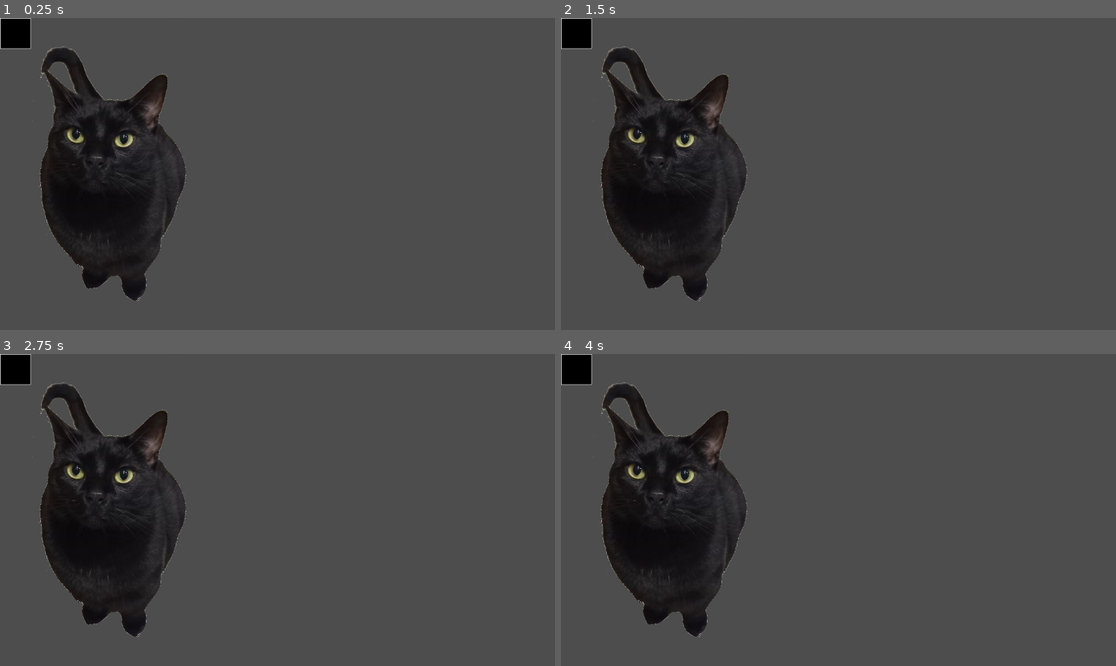
Above: before the commit, frames 1-4 (two rows, left to right).
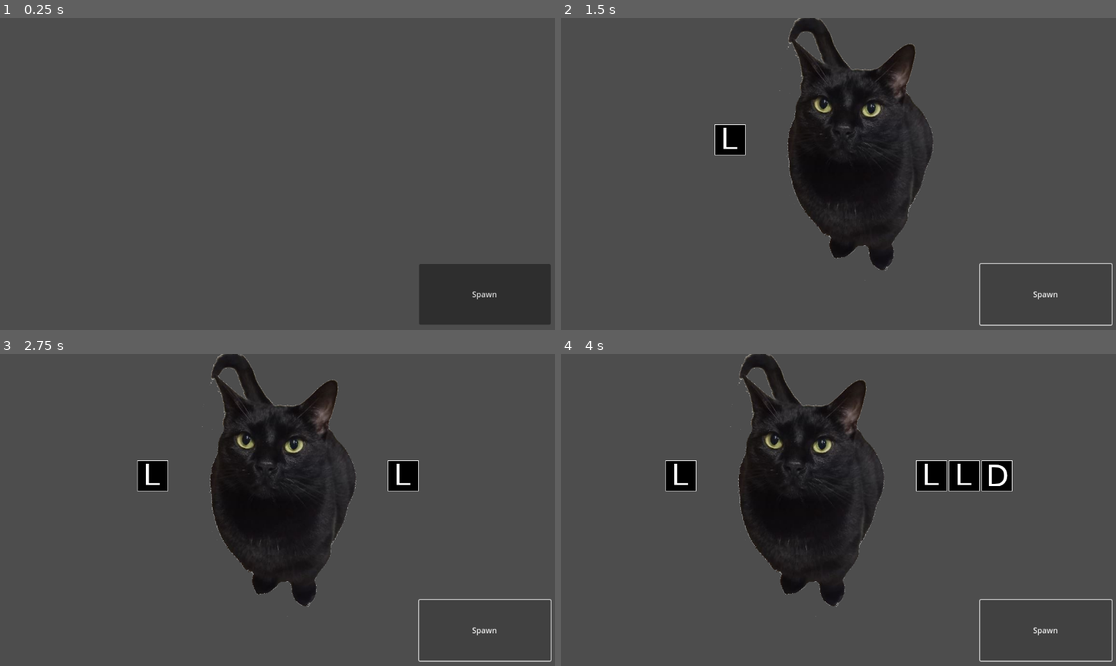
Above: after the commit, the same moments.

Repository: Special-Summon-Deez/RPG_Multiple_Entities_Tests
Game: Godot game, scene res://Scenes_Scripts/battle_scene.tscn
Two runs of this game, one before a commit and one after it. Both use one fixed random seed, a clock stepped at 60 frames per second and the inputs below.
Inputs (mouse positions are in pixels of both pictures, inside the frame that each line leads up to):
- Up to frame 1 (0.25 s): no input
- Up to frame 2 (1.5 s): click (1043, 295) at 0.5 s, where only the run after the commit has a clickable "Spawn"; click (1043, 295) at 1.25 s, where only the run after the commit has a clickable "Spawn"
- Up to frame 3 (2.75 s): click (482, 631) at 2 s, where only the run after the commit has a clickable "Spawn"
- Up to frame 4 (4 s): tap Enter at 2.75 s; tap Space at 3.5 s

The runs differ from the first frame. In frame 1, 18% of the frame differs, in the area x 0-100%, y 0-99%; in frame 2, 28%; in frame 3, 28%; in frame 4, 29%.

Commit message:
Added functionality to spawn enemies. Currently only displays texture

Diff:
--- a/Scenes_Scripts/battle_scene.gd
+++ b/Scenes_Scripts/battle_scene.gd
@@ -1,19 +1,42 @@
 extends Node2D
 
 @export var battleSet: PackedScene
+
+@export var enemyArray: Array[enemy]
+
 # Called when the node enters the scene tree for the first time.
 func _ready():
-	var enemies := load("res://enemy_resources/bruh_enemy.tres") as enemy
-	var enemyBody = battleSet.instantiate() as enemy_scene
-	enemyBody.setEnemy(enemies)
-	add_child(enemyBody)
-
-	enemies = load("res://enemy_resources/Bean.tres")
-	enemyBody = battleSet.instantiate() as enemy_scene
-	enemyBody.setEnemy(enemies)
-	add_child(enemyBody)
+	enemyArray = [
+	load("res://enemy_resources/bruh_enemy.tres"),
+	load("res://enemy_resources/Up_Enemy.tres"),
+	load("res://enemy_resources/Down_enemy.tres"),
+	load("res://enemy_resources/Left_enemy.tres"),
+	load("res://enemy_resources/Right_enemy.tres"),
+	load("res://enemy_resources/Bean.tres")]
+#	var enemies := load("res://enemy_resources/bruh_enemy.tres") as enemy
+#	var enemyBody = battleSet.instantiate() as enemy_scene
+#	enemyBody.setEnemy(enemies)
+#	add_child(enemyBody)
+#
+#	enemies = load("res://enemy_resources/Bean.tres")
+#	enemyBody = battleSet.instantiate() as enemy_scene
+#	enemyBody.setEnemy(enemies)
+#	add_child(enemyBody)
 
 
 # Called every frame. 'delta' is the elapsed time since the previous frame.
 func _process(delta):
 	pass
+
+func generateEnemy(index):
+	var enemyToSpawn := enemyArray[index] as enemy
+	var enemyscene = battleSet.instantiate() as enemy_scene
+
+	enemyscene.name = enemyToSpawn.name
+	enemyscene.setEnemy(enemyToSpawn)
+	$EnemyUI/Enemies.add_child(enemyscene)
+
+
+func _on_button_pressed():
+	var rng = RandomNumberGenerator.new()
+	generateEnemy(rng.randi_range(0,5))
--- a/Scenes_Scripts/battle_scene.tscn
+++ b/Scenes_Scripts/battle_scene.tscn
@@ -7,4 +7,31 @@
 script = ExtResource("1_sn7b0")
 battleSet = ExtResource("2_oexyi")
 
-[node name="World" type="Node2D" parent="."]
+[node name="EnemyUI" type="Control" parent="."]
+layout_mode = 3
+anchors_preset = 0
+offset_right = 1154.0
+offset_bottom = 506.0
+size_flags_horizontal = 3
+size_flags_vertical = 3
+
+[node name="Enemies" type="HBoxContainer" parent="EnemyUI"]
+layout_mode = 1
+anchors_preset = 8
+anchor_left = 0.5
+anchor_top = 0.5
+anchor_right = 0.5
+anchor_bottom = 0.5
+grow_horizontal = 2
+grow_vertical = 2
+alignment = 1
+
+[node name="Button" type="Button" parent="EnemyUI"]
+layout_mode = 0
+offset_left = 870.0
+offset_top = 511.0
+offset_right = 1143.0
+offset_bottom = 637.0
+text = "Spawn"
+
+[connection signal="pressed" from="EnemyUI/Button" to="." method="_on_button_pressed"]
--- a/Scenes_Scripts/enemy_scene.gd
+++ b/Scenes_Scripts/enemy_scene.gd
@@ -1,5 +1,5 @@
 class_name enemy_scene
-extends Node2D
+extends VBoxContainer
 
 var enemy_stats:enemy = null
 
@@ -13,7 +13,6 @@
 	print(enemy_stats.name)
 	print(enemy_stats.health)
 	$Enemy_Texture.texture = enemy_stats.texture
-
 # Called every frame. 'delta' is the elapsed time since the previous frame.
 func _process(delta):
 	pass
--- a/Scenes_Scripts/enemy_scene.tscn
+++ b/Scenes_Scripts/enemy_scene.tscn
@@ -1,10 +1,21 @@
 [gd_scene load_steps=2 format=3 uid="uid://beaq6y5axybq6"]
 
-[ext_resource type="Script" path="res://Scenes_Scripts/enemy_scene.gd" id="1_3gkue"]
+[ext_resource type="Script" path="res://Scenes_Scripts/enemy_scene.gd" id="1_j3wdk"]
 
-[node name="Enemy" type="Node2D"]
-script = ExtResource("1_3gkue")
+[node name="VBoxContainer" type="VBoxContainer"]
+anchors_preset = 8
+anchor_left = 0.5
+anchor_top = 0.5
+anchor_right = 0.5
+anchor_bottom = 0.5
+offset_left = -224.0
+offset_top = -316.0
+offset_right = 224.0
+offset_bottom = 316.0
+grow_horizontal = 2
+grow_vertical = 2
+alignment = 1
+script = ExtResource("1_j3wdk")
 
 [node name="Enemy_Texture" type="TextureRect" parent="."]
-offset_right = 40.0
-offset_bottom = 40.0
+layout_mode = 2
--- /dev/null
+++ b/enemy_resources/Down_enemy.tres
@@ -0,0 +1,12 @@
+[gd_resource type="Resource" script_class="enemy" load_steps=3 format=3 uid="uid://7oub375miy6y"]
+
+[ext_resource type="Script" path="res://enemy_resources/enemy_resource.gd" id="1_glrjs"]
+[ext_resource type="Texture2D" uid="uid://b0i7hego2ekj2" path="res://enemy_art/playerDown.png" id="2_4oof1"]
+
+[resource]
+script = ExtResource("1_glrjs")
+name = "Down_enemy"
+texture = ExtResource("2_4oof1")
+health = 25
+attack = 5
+defense = 5
--- /dev/null
+++ b/enemy_resources/Left_enemy.tres
@@ -0,0 +1,12 @@
+[gd_resource type="Resource" script_class="enemy" load_steps=3 format=3 uid="uid://c67t7uni6ds0f"]
+
+[ext_resource type="Script" path="res://enemy_resources/enemy_resource.gd" id="1_8lcui"]
+[ext_resource type="Texture2D" uid="uid://dj14lswosmi31" path="res://enemy_art/playerLeft.png" id="2_dv328"]
+
+[resource]
+script = ExtResource("1_8lcui")
+name = "Left_enemy"
+texture = ExtResource("2_dv328")
+health = 16
+attack = 4
+defense = 4
--- /dev/null
+++ b/enemy_resources/Right_enemy.tres
@@ -0,0 +1,12 @@
+[gd_resource type="Resource" script_class="enemy" load_steps=3 format=3 uid="uid://djit27pw7hm4b"]
+
+[ext_resource type="Script" path="res://enemy_resources/enemy_resource.gd" id="1_uvnm3"]
+[ext_resource type="Texture2D" uid="uid://dyhxl6tntl6g3" path="res://enemy_art/playerRight.png" id="2_b558p"]
+
+[resource]
+script = ExtResource("1_uvnm3")
+name = "Right_enemy"
+texture = ExtResource("2_b558p")
+health = 9
+attack = 3
+defense = 3
--- /dev/null
+++ b/enemy_resources/Up_Enemy.tres
@@ -0,0 +1,12 @@
+[gd_resource type="Resource" script_class="enemy" load_steps=3 format=3 uid="uid://c4kduha83843"]
+
+[ext_resource type="Script" path="res://enemy_resources/enemy_resource.gd" id="1_k7i1f"]
+[ext_resource type="Texture2D" uid="uid://dyscjwf40c3oa" path="res://enemy_art/playerUp.png" id="2_bu55k"]
+
+[resource]
+script = ExtResource("1_k7i1f")
+name = "Up_enemy"
+texture = ExtResource("2_bu55k")
+health = 36
+attack = 6
+defense = 6
